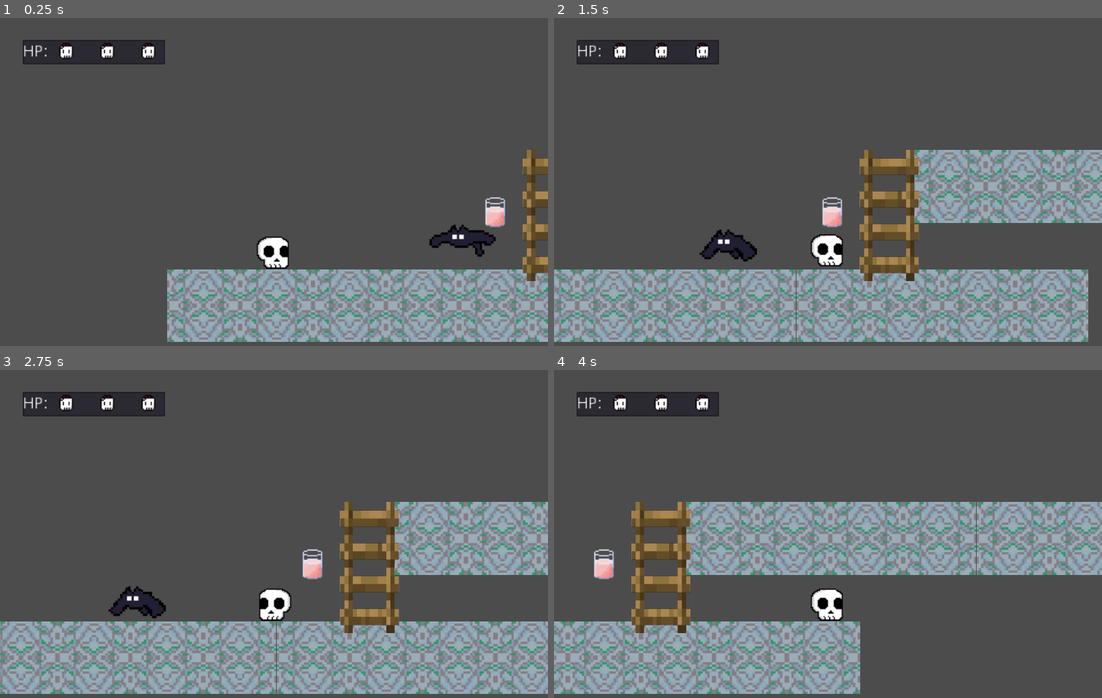
Above: before the commit, frames 1-4 (two rows, left to right).
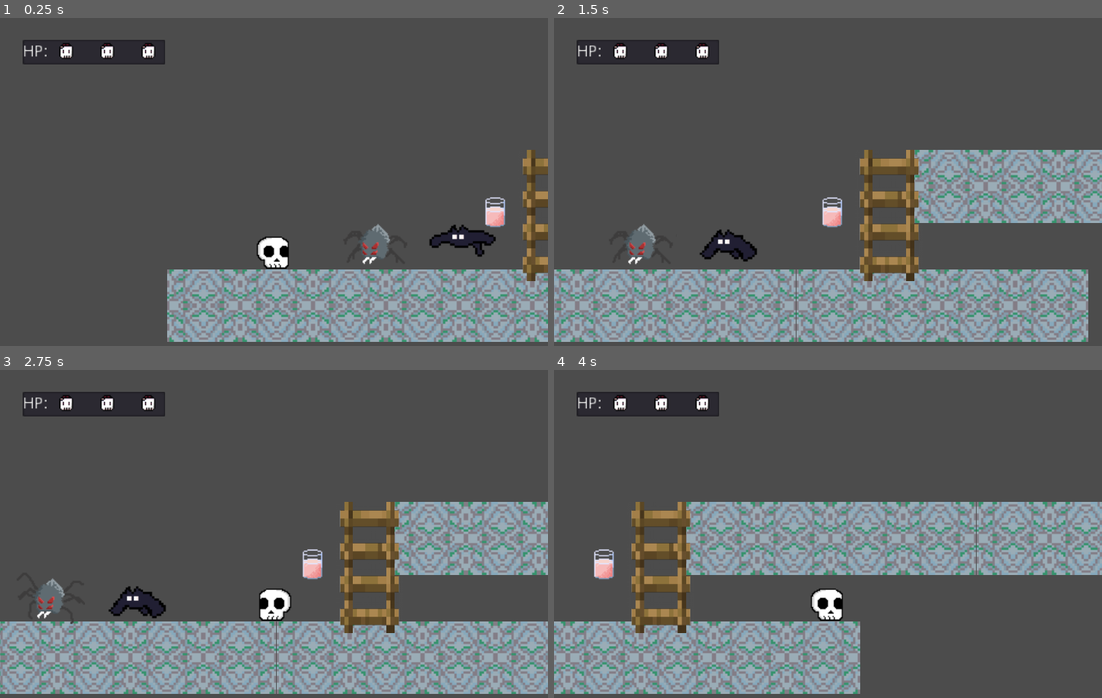
Above: after the commit, the same moments.

Repository: SpookyBois-UTD/Untitled-Skeleton-Game
Game: Godot game, scene res://Scenes/Test.tscn
Two runs of this game, one before a commit and one after it. Both use one fixed random seed, a clock stepped at 60 frames per second and the inputs below.
Inputs:
- Up to frame 1 (0.25 s): no input
- Up to frame 2 (1.5 s): hold Shift (player_run) 0.53-1.28 s; hold D (player_right) from 0.53 s (still down); tap Space (player_jump) at 0.77 s; tap E (player_use) at 1.35 s
- Up to frame 3 (2.75 s): tap Space (player_jump) at 1.52 s; release D (player_right) at 2.03 s; hold A (player_left) from 2.03 s (still down); hold Shift (player_run) from 2.03 s (still down)
- Up to frame 4 (4 s): release A (player_left) at 2.78 s; release Shift (player_run) at 2.78 s; hold D (player_right) from 2.78 s (still down); tap E (player_use) at 2.85 s; tap Space (player_jump) at 3.02, 3.77 s; hold Shift (player_run) from 3.53 s (still down)

The runs differ from the first frame. In frame 1, 0.4% of the frame differs, in the area x 66-72%, y 62-75%; in frame 2, 0.9%, in the area x 13-53%, y 62-76%; in frame 3, 0.4%; in frame 4, nothing differs.

Commit message:
Implemented the artwork for the spider.

Diff:
--- a/Scenes/Spider.tscn
+++ b/Scenes/Spider.tscn
@@ -1,11 +1,30 @@
-[gd_scene load_steps=5 format=2]
+[gd_scene load_steps=6 format=2]
 
 [ext_resource path="res://Sprites/Spider.png" type="Texture" id=1]
 [ext_resource path="res://Scripts/Spider.gd" type="Script" id=2]
 
 [sub_resource type="RectangleShape2D" id=1]
+extents = Vector2( 31.2764, 22.0093 )
 
 [sub_resource type="RectangleShape2D" id=2]
+extents = Vector2( 31.2764, 22.0093 )
+
+[sub_resource type="Animation" id=3]
+resource_name = "Spider"
+length = 0.7
+loop = true
+tracks/0/type = "value"
+tracks/0/path = NodePath("Sprite:frame")
+tracks/0/interp = 1
+tracks/0/loop_wrap = true
+tracks/0/imported = false
+tracks/0/enabled = true
+tracks/0/keys = {
+"times": PoolRealArray( 0, 0.1, 0.2, 0.3, 0.4, 0.5, 0.6 ),
+"transitions": PoolRealArray( 1, 1, 1, 1, 1, 1, 1 ),
+"update": 1,
+"values": [ 1, 2, 3, 4, 5, 6, 7 ]
+}
 
 [node name="Spider" type="KinematicBody2D"]
 position = Vector2( 81.7511, 72.2267 )
@@ -15,8 +34,11 @@
 
 [node name="Sprite" type="Sprite" parent="."]
 texture = ExtResource( 1 )
+hframes = 8
+frame = 7
 
 [node name="PhysicalCollision" type="CollisionShape2D" parent="."]
+visible = false
 shape = SubResource( 1 )
 
 [node name="EntityCollision" type="Area2D" parent="."]
@@ -24,8 +46,12 @@
 collision_mask = 6
 
 [node name="CollisionShape2D" type="CollisionShape2D" parent="EntityCollision"]
+visible = false
 shape = SubResource( 2 )
 
 [node name="FlipBuffer" type="Timer" parent="."]
+
+[node name="AnimationPlayer" type="AnimationPlayer" parent="."]
+anims/Spider = SubResource( 3 )
 [connection signal="body_entered" from="EntityCollision" to="." method="_on_EntityCollision_body_entered"]
 [connection signal="timeout" from="FlipBuffer" to="." method="_on_FlipBuffer_timeout"]
--- a/Scenes/Test.tscn
+++ b/Scenes/Test.tscn
@@ -6,6 +6,7 @@
 [ext_resource path="res://Scenes/Batty.tscn" type="PackedScene" id=4]
 [ext_resource path="res://Scenes/GUI.tscn" type="PackedScene" id=5]
 [ext_resource path="res://Scenes/Player.tscn" type="PackedScene" id=6]
+[ext_resource path="res://Scenes/Spider.tscn" type="PackedScene" id=7]
 
 [node name="Test" type="Node2D"]
 position = Vector2( 226.697, 237.488 )
@@ -71,4 +72,8 @@
 [node name="Player" parent="." instance=ExtResource( 6 )]
 position = Vector2( -194.255, -64.0665 )
 
+[node name="Spider" parent="." instance=ExtResource( 7 )]
+position = Vector2( -93.1129, -62.5921 )
+flip = true
+
 [editable path="GUI"]
--- a/Scripts/Spider.gd
+++ b/Scripts/Spider.gd
@@ -23,16 +23,17 @@
 # Called when the node enters the scene tree for the first time.
 func _ready():
 	$Sprite.set_flip_h(flip)
-	if(state == crawling_on.GROUND && !$Sprite.is_flipped_h()):
+	$AnimationPlayer.play("Spider")
+	if(state == crawling_on.GROUND && $Sprite.is_flipped_h()):
 		ground = Vector2.UP
 		$Sprite.set_rotation_degrees(0)
-	elif(state == crawling_on.CEILING && !$Sprite.is_flipped_h()):
+	elif(state == crawling_on.CEILING && $Sprite.is_flipped_h()):
 		ground = Vector2.DOWN
 		$Sprite.set_rotation_degrees(180)
-	elif(state == crawling_on.WALL_RIGHT && !$Sprite.is_flipped_h()):
+	elif(state == crawling_on.WALL_RIGHT && $Sprite.is_flipped_h()):
 		ground = Vector2.RIGHT
 		$Sprite.set_rotation_degrees(90)
-	elif(state == crawling_on.WALL_LEFT && !$Sprite.is_flipped_h()):
+	elif(state == crawling_on.WALL_LEFT && $Sprite.is_flipped_h()):
 		ground = Vector2.LEFT
 		$Sprite.set_rotation_degrees(270)
 
@@ -46,7 +47,7 @@
 		stopped = false
 		$FlipBuffer.set_paused(stopped)
 		$FlipBuffer.start(0.1)
-		if(state == crawling_on.GROUND && !$Sprite.is_flipped_h()):
+		if(state == crawling_on.GROUND && $Sprite.is_flipped_h()):
 			$Sprite.set_rotation_degrees(270)
 			state = crawling_on.WALL_LEFT
 			ground = Vector2.LEFT
@@ -54,7 +55,7 @@
 			$Sprite.set_rotation_degrees(90)
 			state = crawling_on.WALL_RIGHT
 			ground = Vector2.RIGHT
-		elif(state == crawling_on.WALL_LEFT && !$Sprite.is_flipped_h()):
+		elif(state == crawling_on.WALL_LEFT && $Sprite.is_flipped_h()):
 			$Sprite.set_rotation_degrees(180)
 			state = crawling_on.CEILING
 			ground = Vector2.DOWN
@@ -62,7 +63,7 @@
 			$Sprite.set_rotation_degrees(0)
 			state = crawling_on.GROUND
 			ground = Vector2.UP
-		elif(state == crawling_on.CEILING && !$Sprite.is_flipped_h()):
+		elif(state == crawling_on.CEILING && $Sprite.is_flipped_h()):
 			$Sprite.set_rotation_degrees(90)
 			state = crawling_on.WALL_RIGHT
 			ground = Vector2.RIGHT
@@ -70,7 +71,7 @@
 			$Sprite.set_rotation_degrees(270)
 			state = crawling_on.WALL_LEFT
 			ground = Vector2.LEFT
-		elif(state == crawling_on.WALL_RIGHT && !$Sprite.is_flipped_h()):
+		elif(state == crawling_on.WALL_RIGHT && $Sprite.is_flipped_h()):
 			$Sprite.set_rotation_degrees(0)
 			state = crawling_on.GROUND
 			ground = Vector2.UP
@@ -82,7 +83,7 @@
 		stopped = false
 		$FlipBuffer.set_paused(stopped)
 		$FlipBuffer.start(0.1)
-		if(state == crawling_on.GROUND && !$Sprite.is_flipped_h()):
+		if(state == crawling_on.GROUND && $Sprite.is_flipped_h()):
 			$Sprite.set_rotation_degrees(90)
 			state = crawling_on.WALL_RIGHT
 			ground = Vector2.RIGHT
@@ -90,7 +91,7 @@
 			$Sprite.set_rotation_degrees(270)
 			state = crawling_on.WALL_LEFT
 			ground = Vector2.LEFT
-		elif(state == crawling_on.WALL_LEFT && !$Sprite.is_flipped_h()):
+		elif(state == crawling_on.WALL_LEFT && $Sprite.is_flipped_h()):
 			$Sprite.set_rotation_degrees(0)
 			state = crawling_on.GROUND
 			ground = Vector2.UP
@@ -98,7 +99,7 @@
 			$Sprite.set_rotation_degrees(180)
 			state = crawling_on.CEILING
 			ground = Vector2.DOWN
-		elif(state == crawling_on.CEILING && !$Sprite.is_flipped_h()):
+		elif(state == crawling_on.CEILING && $Sprite.is_flipped_h()):
 			$Sprite.set_rotation_degrees(270)
 			state = crawling_on.WALL_LEFT
 			ground = Vector2.LEFT
@@ -106,7 +107,7 @@
 			$Sprite.set_rotation_degrees(90)
 			state = crawling_on.WALL_RIGHT
 			ground = Vector2.RIGHT
-		elif(state == crawling_on.WALL_RIGHT && !$Sprite.is_flipped_h()):
+		elif(state == crawling_on.WALL_RIGHT && $Sprite.is_flipped_h()):
 			$Sprite.set_rotation_degrees(180)
 			state = crawling_on.CEILING
 			ground = Vector2.DOWN
@@ -118,25 +119,25 @@
 #moves the spider in the directions set by check_for_direction. Uses delta from _physics_process to calculate gravity
 func move(delta):
 	check_for_direction()
-	if(state == crawling_on.GROUND && !$Sprite.is_flipped_h()):
+	if(state == crawling_on.GROUND && $Sprite.is_flipped_h()):
 		velocity.x = -speed
 		velocity.y = gravity * delta
 	elif(state == crawling_on.GROUND):
 		velocity.x = speed
 		velocity.y = gravity * delta
-	elif(state == crawling_on.WALL_LEFT && !$Sprite.is_flipped_h()):
+	elif(state == crawling_on.WALL_LEFT && $Sprite.is_flipped_h()):
 		velocity.y = speed
 		velocity.x = gravity * delta
 	elif(state == crawling_on.WALL_LEFT):
 		velocity.y = -speed
 		velocity.x = gravity * delta
-	elif(state == crawling_on.CEILING && !$Sprite.is_flipped_h()):
+	elif(state == crawling_on.CEILING && $Sprite.is_flipped_h()):
 		velocity.x = speed
 		velocity.y = -gravity * delta
 	elif(state == crawling_on.CEILING):
 		velocity.x = -speed
 		velocity.y = -gravity * delta
-	elif(state == crawling_on.WALL_RIGHT && !$Sprite.is_flipped_h()):
+	elif(state == crawling_on.WALL_RIGHT && $Sprite.is_flipped_h()):
 		velocity.y = -speed
 		velocity.x = -gravity * delta
 	else:
Not shown: 1 places in Scenes/Test.tscn that only renumber resources
